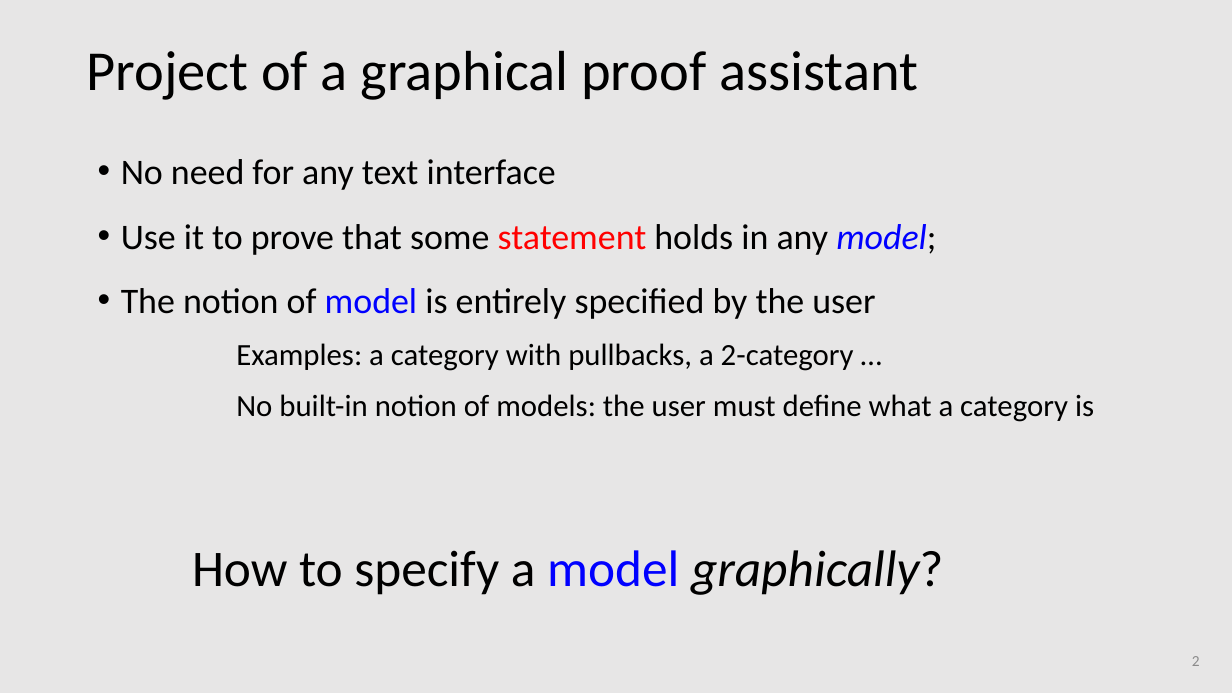
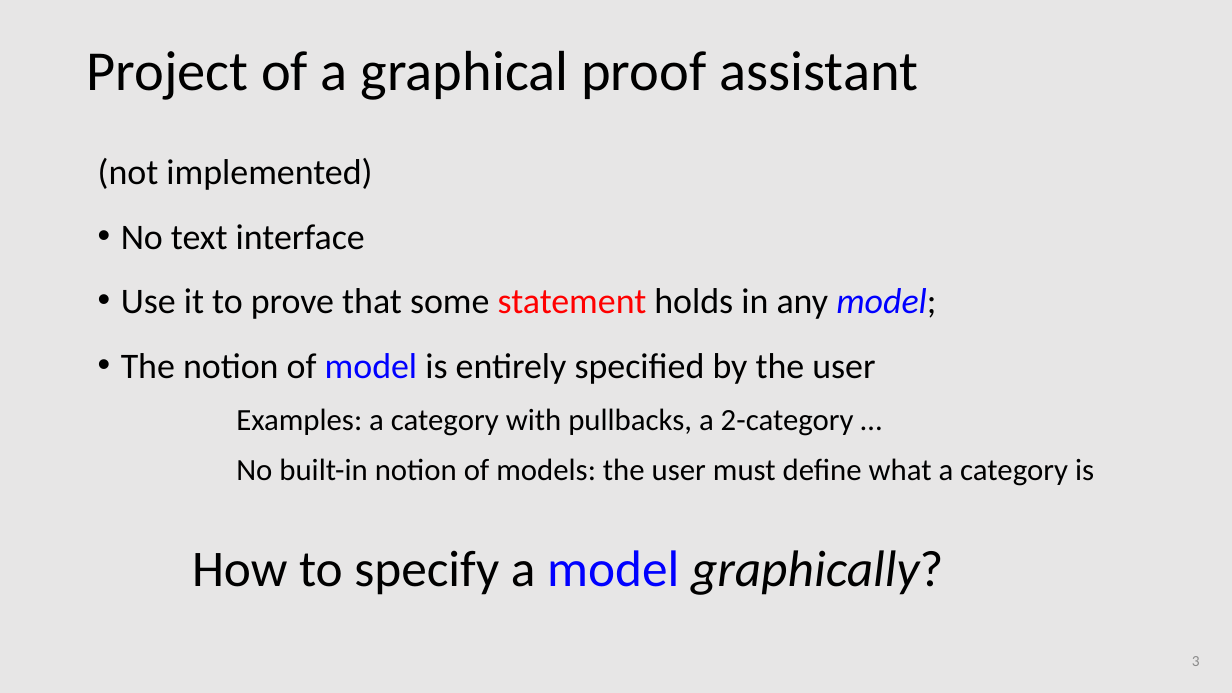
Before and after one commit to amblafont/slides, a slide deck: slide 3 of diagrammatic-reasoning/2024-november-coreact.pptx (slide 2 before the commit). Drawn at 1232x693 pixels with LibreOffice and Linux fonts; fonts in the diff are those of the drawing. Boxes give left, top, right and bottom in pixels: in the first picture for what was removed or moved away, otherwise in the second. Text is boxed around its words. In the diff, an @@ line names an element or a change of style, - is before the commit and + after.

Commit message:
improve the slides

```diff
--- a/diagrammatic-reasoning/2024-november-coreact.pptx
+++ b/diagrammatic-reasoning/2024-november-coreact.pptx
@@ text at [98, 158, 372, 250]: text changed @@
-• No need for any text interface
+(not implemented)
+• No text interface
@@ page number at [1192, 656, 1200, 666]: text changed @@
-2
+3
```
Also in this commit, not shown: 1 slide added.
